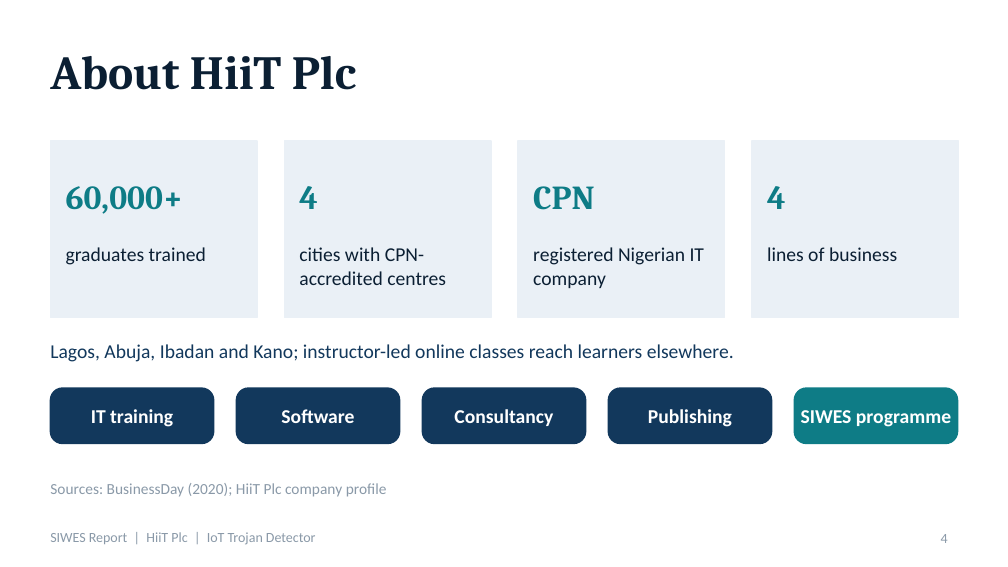
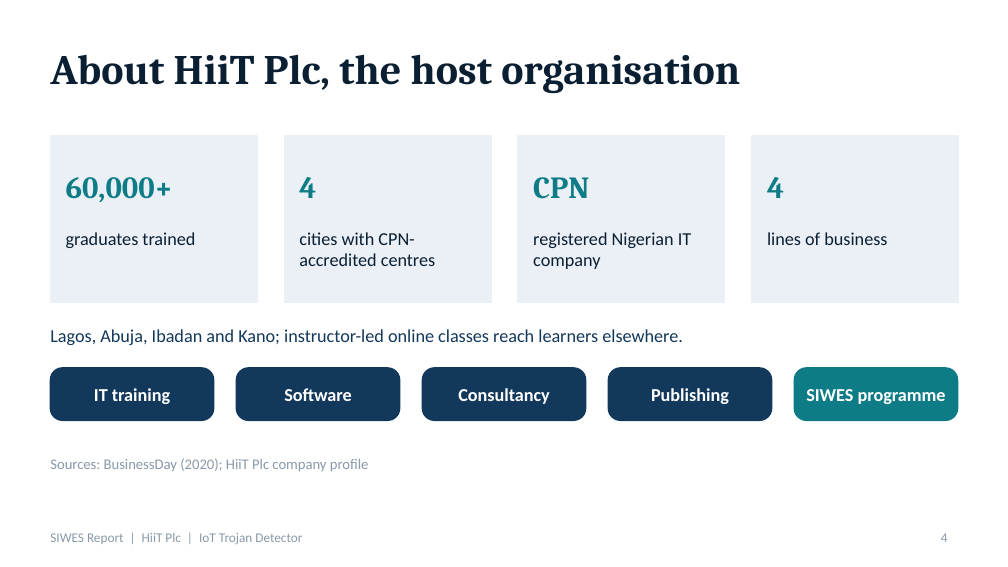
Before and after one commit to emmanuelekopimo/build-with-ai, a slide deck: slide 4 of docs/SIWES-Presentation-HiiT-Plc-IoT-Trojan-Detector.pptx. Drawn at 1008x567 pixels with LibreOffice and Linux fonts; fonts in the diff are those of the drawing. Boxes give left, top, right and bottom in pixels: in the first picture for what was removed or moved away, otherwise in the second. Text is boxed around its words. In the diff, an @@ line names an element or a change of style, - is before the commit and + after.

```diff
--- a/docs/SIWES-Presentation-HiiT-Plc-IoT-Trojan-Detector.pptx
+++ b/docs/SIWES-Presentation-HiiT-Plc-IoT-Trojan-Detector.pptx
@@ title at [50, 55, 740, 94]: text changed; size 34 to 30 pt @@
-About HiiT Plc
+About HiiT Plc, the host organisation
@@ rectangle: place and size @@
-rectangle at [50, 141, 257, 318]
+rectangle at [50, 136, 257, 302]
@@ rectangle: place and size @@
-rectangle at [284, 141, 491, 318]
+rectangle at [284, 136, 491, 302]
@@ rectangle: place and size @@
-rectangle at [518, 141, 725, 318]
+rectangle at [518, 136, 725, 302]
@@ rectangle: place and size @@
-rectangle at [752, 141, 959, 318]
+rectangle at [752, 136, 959, 302]
@@ size 24 to 22 pt in 4 elements at [66, 177, 173, 202], [299, 177, 316, 198], [533, 177, 589, 199], [767, 177, 784, 198] @@
@@ 5 texts: place and size @@
-5 texts at [50, 247, 897, 362]
+5 texts at [50, 232, 887, 345]
@@ text "IT training": place and size @@
-text "IT training" at [91, 409, 173, 427]
+text "IT training" at [94, 388, 170, 404]
@@ rounded rectangle: place and size @@
-rounded rectangle at [50, 388, 214, 444]
+rounded rectangle at [50, 368, 214, 420]
@@ text "Software": place and size @@
-text "Software" at [281, 409, 354, 423]
+text "Software" at [284, 388, 352, 401]
@@ rounded rectangle: place and size @@
-rounded rectangle at [237, 388, 400, 444]
+rounded rectangle at [237, 368, 400, 420]
@@ text "Consultancy": place and size @@
-text "Consultancy" at [454, 409, 553, 426]
+text "Consultancy" at [458, 388, 550, 404]
@@ rounded rectangle: place and size @@
-rounded rectangle at [422, 388, 586, 444]
+rounded rectangle at [422, 368, 586, 420]
@@ text "Publishing": place and size @@
-text "Publishing" at [648, 409, 732, 427]
+text "Publishing" at [651, 388, 729, 404]
@@ proportions changed in 5 elements at [50, 368, 214, 420], [237, 368, 400, 420], [794, 368, 958, 420], [422, 368, 586, 420], [609, 368, 772, 420] @@
@@ rounded rectangle: place and size @@
-rounded rectangle at [609, 388, 772, 444]
+rounded rectangle at [609, 368, 772, 420]
@@ size 14 to 13 pt in 10 elements at [66, 232, 195, 248], [299, 232, 435, 266], [533, 232, 691, 269], [767, 232, 887, 245], [50, 329, 683, 345], [94, 388, 170, 404], [284, 388, 352, 401], [458, 388, 550, 404], [651, 388, 729, 404], [806, 389, 946, 404] @@
@@ text "SIWES programme": place and size @@
-text "SIWES programme" at [801, 410, 951, 427]
+text "SIWES programme" at [806, 389, 946, 404]
@@ rounded rectangle: place and size @@
-rounded rectangle at [794, 388, 958, 444]
+rounded rectangle at [794, 368, 958, 420]
@@ text "Sources: BusinessDay (2020); HiiT Plc ...": place and size @@
-text "Sources: BusinessDay (2020); HiiT Plc ..." at [50, 483, 387, 497]
+text "Sources: BusinessDay (2020); HiiT Plc ..." at [50, 458, 369, 472]
@@ text "Sources: BusinessDay (2020); HiiT Plc ..." at [50, 458, 369, 472]: size 11 to 10.5 pt @@
@@ text "SIWES Report | HiiT Plc ..." at [50, 533, 302, 544]: size 10 to 9.5 pt @@
```
Also in this commit, not shown: 15 other slides changed, 8 slides added, 3 slides removed, 1 other file.
